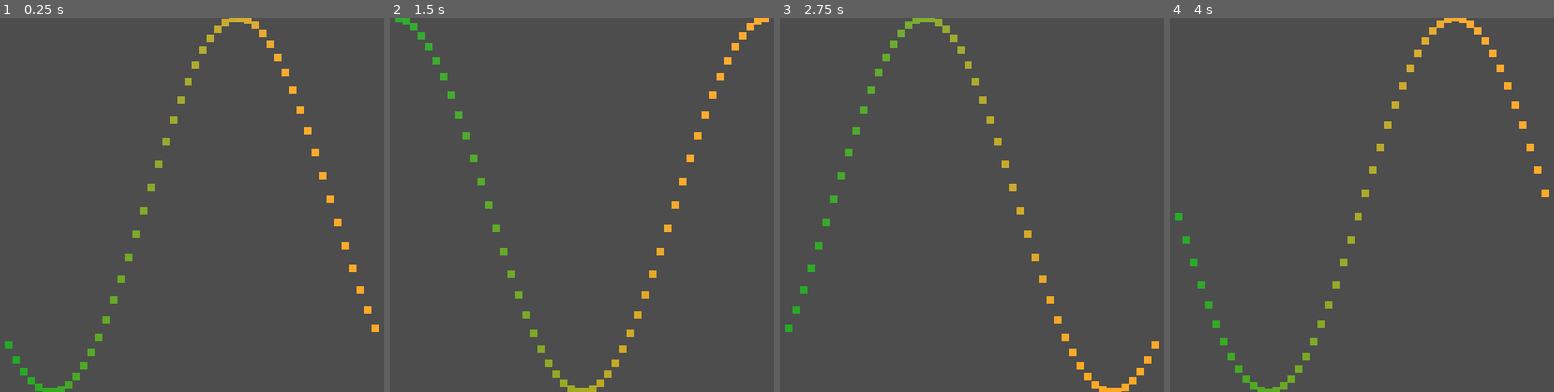
Above: before the commit, frames 1-4 (left to right).
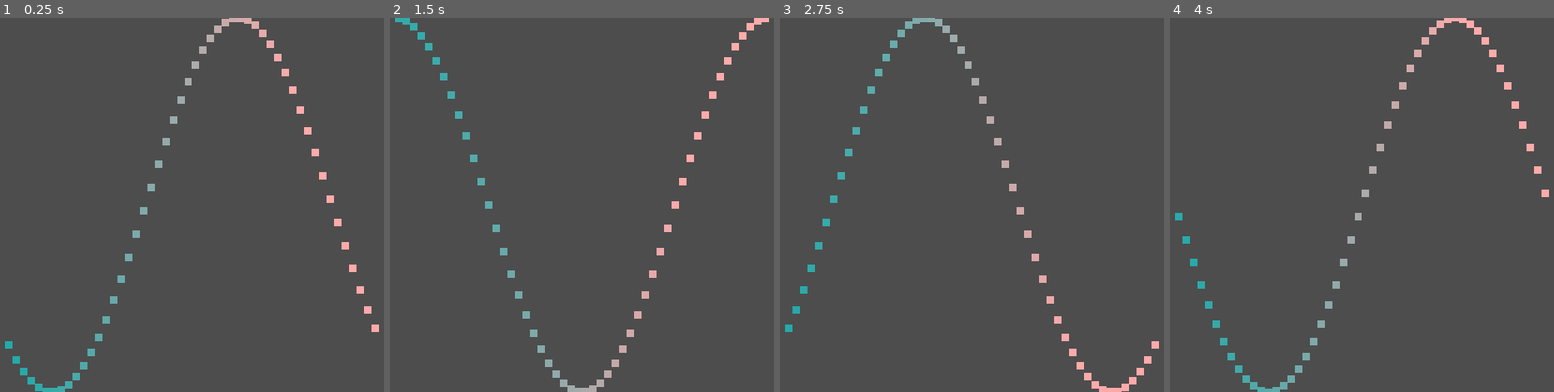
Above: after the commit, the same moments.

Repository: lcrol77/godot-coding-challenges
Game: Godot game, scene res://graph.tscn
Same seed, same stepped clock (60 frames per second), same inputs: the game is played once before the commit and once after it.
Inputs:
- Up to frame 1 (0.25 s): no input
- Up to frame 2 (1.5 s): no input
- Up to frame 3 (2.75 s): no input
- Up to frame 4 (4 s): no input

The runs differ from the first frame. In frame 1, 1.9% of the frame differs, in the area x 1-99%, y 0-100%; in frame 2, 1.9%; in frame 3, 1.9%; in frame 4, 1.9%.

Commit message:
added function library

Diff:
--- /dev/null
+++ b/graph/function_library.gd
@@ -0,0 +1,21 @@
+extends Node
+
+enum FunctionName {Wave, MultiWave, Ripple}
+
+var functions: Array[Callable] = [wave, multi_wave, ripple]
+
+func wave(x: float, t: float) -> float:
+	return sin(PI * (x + t))
+
+func multi_wave(x: float, t: float) -> float:
+	var y := sin(PI * (x + 0.5*t))
+	y += sin(2 * PI *(x+t)) * 0.5
+	return y * (2.0/3.0)
+
+func ripple(x: float, t: float) -> float:
+	var d = abs(x)
+	var y = sin(PI*(4*d-t))
+	return y / (1 + 10 * d)
+
+func get_function(func_name: FunctionName) -> Callable:
+	return functions[func_name]
--- a/graph/graph.gd
+++ b/graph/graph.gd
@@ -2,6 +2,7 @@
 
 @export var point_prefab: PackedScene
 @export var points_container: Node3D
+@export var function: FunctionLibrary.FunctionName
 @export_range(10,100) var resolution: int = 10
 
 var time: float = 0.0
@@ -22,8 +23,9 @@
 		points.append(point)
 
 func _process(delta: float) -> void:
+	var f: Callable = FunctionLibrary.get_function(function)
 	time += delta
 	for point: Node3D in points:
 		var pos: Vector3 = point.position
-		pos.y = sin((pos.x + time) * PI )
+		pos.y = f.call(pos.x, time)
 		point.position = pos
--- a/graph/point.gdshader
+++ b/graph/point.gdshader
@@ -5,6 +5,5 @@
 
 void fragment() {
 	ROUGHNESS = smoothness;
-	ALBEDO.rg = worldPos.xy * 0.5 + 0.5;
-	ALBEDO.b = 0.0;
+	ALBEDO = worldPos * 0.5 + 0.5;
 }
--- a/graph/project.godot
+++ b/graph/project.godot
@@ -15,6 +15,10 @@
 config/features=PackedStringArray("4.4", "Forward Plus")
 config/icon="uid://c3c6f6oxuk3ny"
 
+[autoload]
+
+FunctionLibrary="*res://function_library.gd"
+
 [display]
 
 window/size/viewport_width=1920
Not shown, added: graph/function_library.gd.uid
